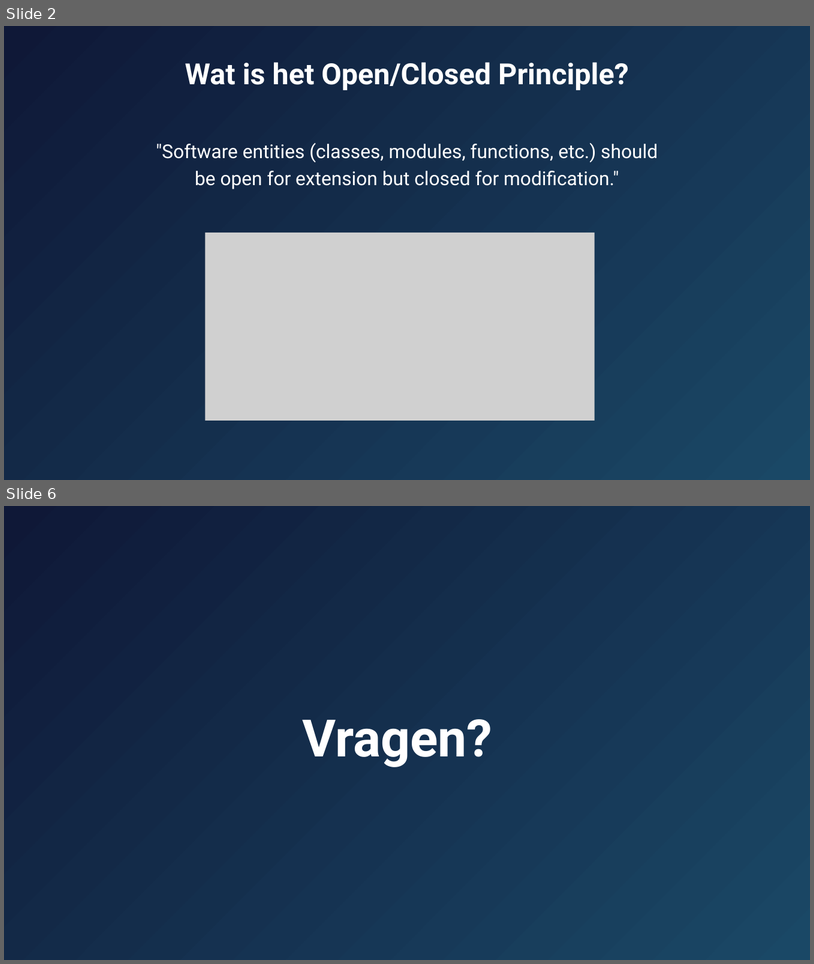
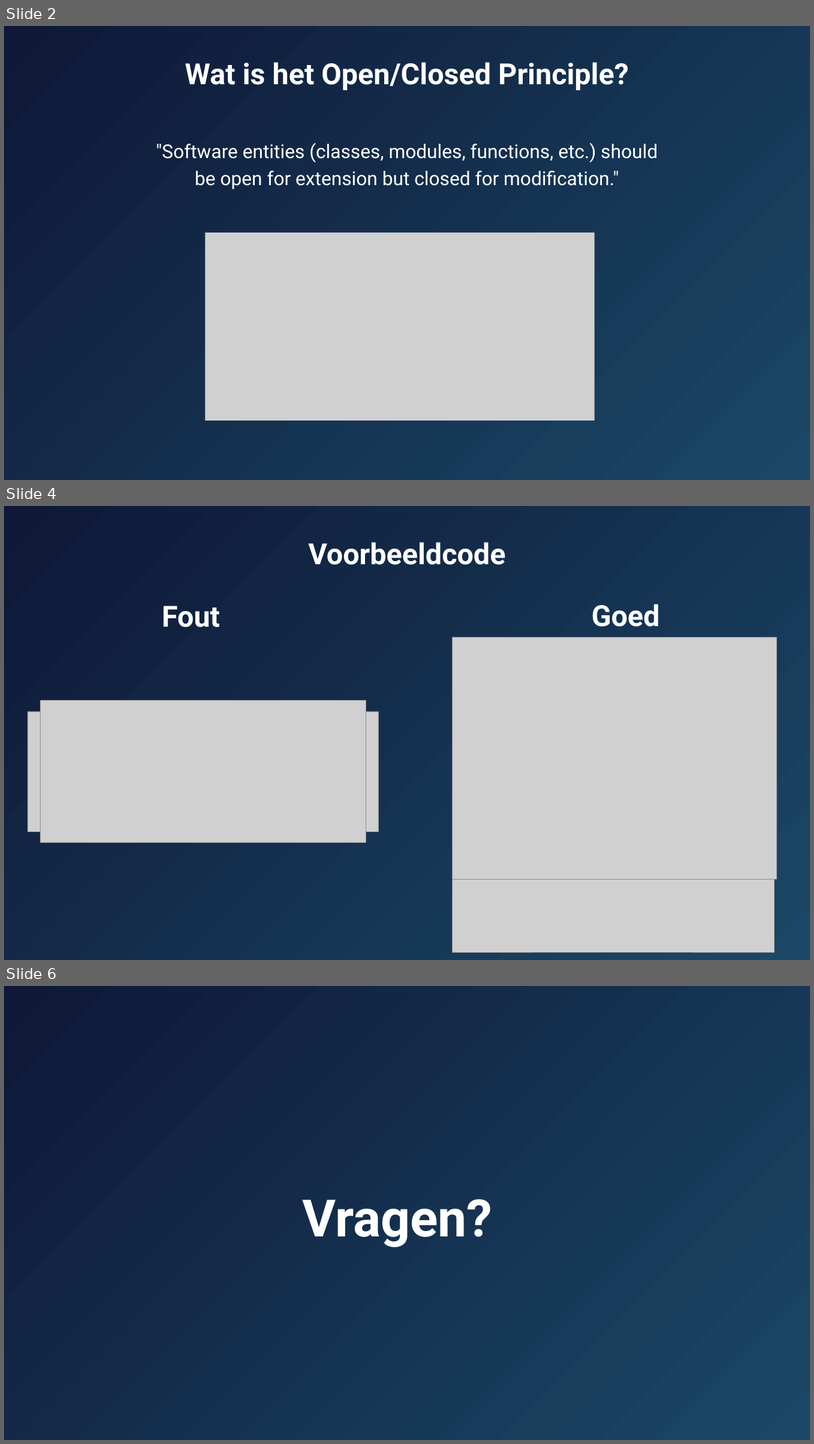
Before and after one commit to AIM-ENE-feb25/triptop-groep-b5, a slide deck: week2/les2/OpenClosed Principle.pptx. Shown one above the other, each under a label of ours: slides 2 and 6 before the commit, slides 2, 4 and 6 after it; the slides between them are not shown. The pictures are 814x964 and 814x1444 pixels, drawn with LibreOffice and Linux fonts; fonts in the diff are those of the drawing; grey boxes stand for pictures. Boxes give left, top, right and bottom in pixels: in the first picture for what was removed or moved away, otherwise in the second. Text is boxed around its words. In the diff, an @@ line names an element or a change of style, - is before the commit and + after.

```diff
--- a/week2/les2/OpenClosed Principle.pptx
+++ b/week2/les2/OpenClosed Principle.pptx
@@ slide 4 added at bbox=[4, 506, 810, 960], background gradient #0F1837 to #1A4866 @@
@@ text added at bbox=[308, 542, 506, 565], 52 pt, text #FFFFFF, bold @@
+Voorbeeldcode
@@ text added at bbox=[162, 606, 220, 627], 52 pt, text #FFFFFF, bold @@
+Fout
@@ text added at bbox=[592, 604, 660, 627], 52 pt, text #FFFFFF, bold @@
+Goed
@@ picture added at bbox=[452, 637, 777, 879] @@
@@ picture added at bbox=[40, 700, 366, 842] @@
@@ picture added at bbox=[27, 711, 378, 831] @@
@@ picture added at bbox=[452, 879, 774, 952] @@
```
Also in this commit, not shown: 2 slides changed, 1 slide removed, 1 other file.
